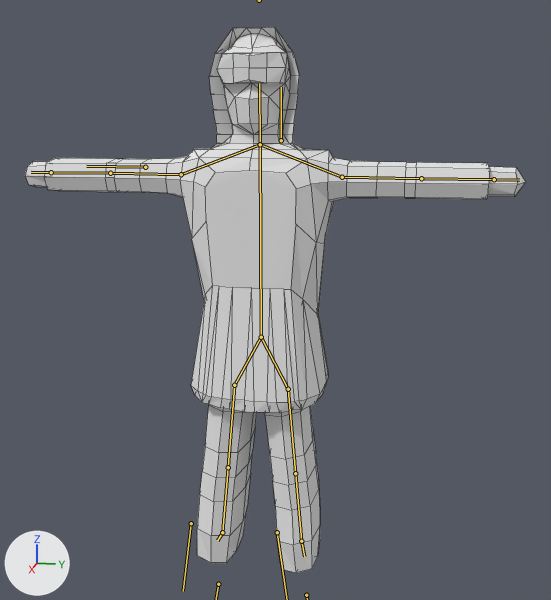
Two versions of the Blender file HeroJam Bio-Robots/Assets/Blender Models/Liquidator.blend, one commit apart.
Camera for both pictures: a 50 mm lens placed at (15.91, 3.51, 3.69), pointed at (-0.19, 0.29, -0.33). Arrows for +X, +Y and +Z are at lower left; the lights stay in place. The bones that bend it are drawn over the model as lines. Mesh edges are drawn as thin lines.
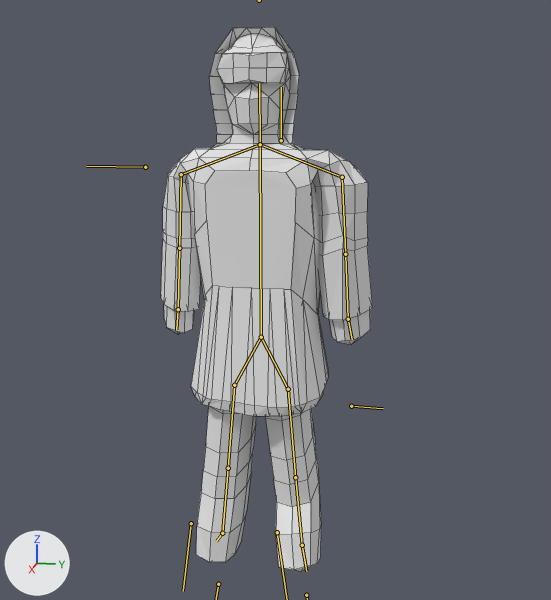
The newer file adds an action. The first version stands in its rest pose; the second is drawn at frame 1 of the action 'ArmatureAction'.

Changed parts and their boxes [x1, y1, x2, y2] in the pictures (551 x 600 px):
```json
{"object": "Cube", "change": "posed", "before": [25, 27, 526, 573], "after": [161, 27, 373, 572], "on screen": "58% narrower"}
```

Edits to the scene script, one JSON object a line:
```json
{"block": "bone_right_arm_targ", "where": "bone_right_arm_targ = bpy.data.objects['Armature'].pose.bones['right arm targ']"}
{"op": "set", "path": "bone_right_arm_targ.location", "old": "(0.0, 0.0, 0.0)", "new": "(-5.19, -5.29, -0.05)"}
{"op": "set", "path": "bone_right_arm_targ.scale", "old": "(1.0, 1.0, 1.0)", "new": "(1.0, 0.42, 1.0)"}
{"block": "bone_left_arm_targ", "where": "bone_left_arm_targ = bpy.data.objects['Armature'].pose.bones['Left arm targ']"}
{"op": "set", "path": "bone_left_arm_targ.location", "old": "(0.0, 0.0, 0.0)", "new": "(0.0, -5.28, -5.02)"}
{"op": "set", "path": "bone_left_arm_targ.scale", "old": "(1.0, 1.0, 1.0)", "new": "(1.0, 0.42, 1.0)"}
```
